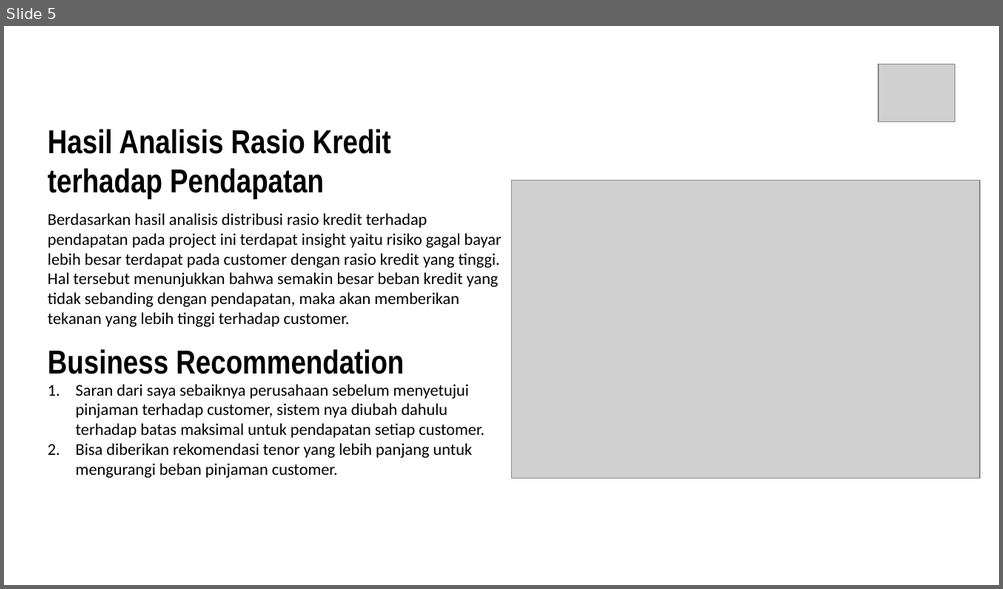
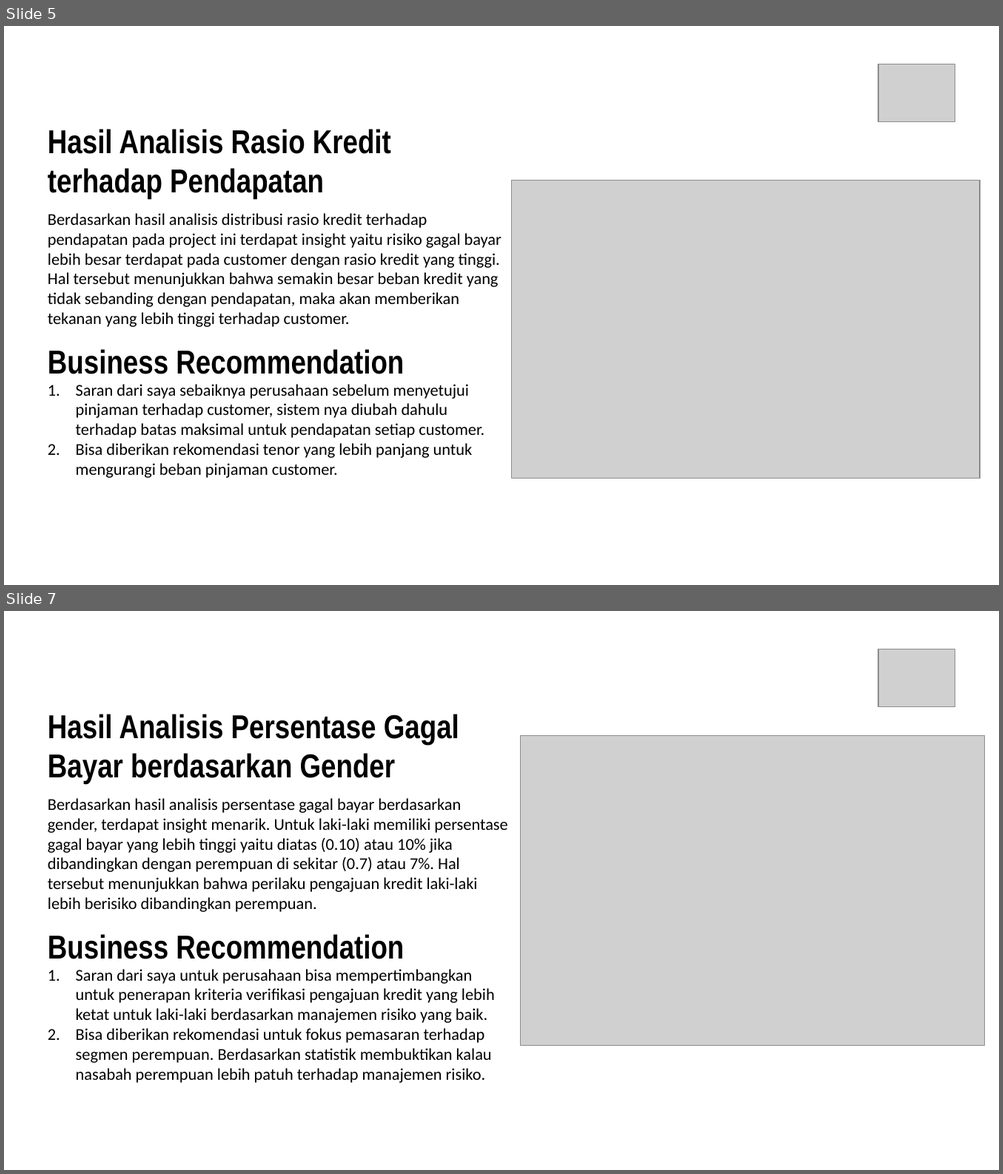
Before and after one commit to clexanp/Home-Credit-Scorecard-Model, a slide deck: PPT Final Project Home Credit Scoring_Raihan Azhar Rafi.pptx. Shown one above the other, each under a label of ours: slide 5 before the commit, slides 5 and 7 after it; the slides between them are not shown. The pictures are 1003x589 and 1003x1174 pixels, drawn with LibreOffice and Linux fonts; fonts in the diff are those of the drawing; grey boxes stand for pictures. Boxes give left, top, right and bottom in pixels: in the first picture for what was removed or moved away, otherwise in the second. Text is boxed around its words. In the diff, an @@ line names an element or a change of style, - is before the commit and + after.

Commit message:
Revisi Terhadap PPT

```diff
--- a/PPT Final Project Home Credit Scoring_Raihan Azhar Rafi.pptx
+++ b/PPT Final Project Home Credit Scoring_Raihan Azhar Rafi.pptx
@@ slide 7 added at [4,611,999,1170], background #FFFFFF @@
@@ picture added at [879,649,956,706] @@
@@ text added at [48,714,459,785], 32 pt, text #000000, bold @@
+Hasil Analisis Persentase Gagal Bayar berdasarkan Gender
@@ picture added at [521,735,984,1046] @@
@@ text added at [48,798,507,912], 16 pt, text #000000 @@
+Berdasarkan hasil analisis persentase gagal bayar berdasarkan gender, terdapat insight menarik. Untuk laki-laki memiliki persentase gagal bayar yang lebih tinggi yaitu diatas (0.10) atau 10% jika dibandingkan dengan perempuan di sekitar (0.7) atau 7%. Hal tersebut menunjukkan bahwa perilaku pengajuan kredit laki-laki lebih berisiko dibandingkan perempuan.
@@ text added at [48,934,404,960], 32 pt, text #000000, bold @@
+Business Recommendation
@@ text added at [76,969,495,1083], 16 pt, text #000000 @@
+1. Saran dari saya untuk perusahaan bisa mempertimbangkan untuk penerapan kriteria verifikasi pengajuan kredit yang lebih ketat untuk laki-laki berdasarkan manajemen risiko yang baik.
+2. Bisa diberikan rekomendasi untuk fokus pemasaran terhadap segmen perempuan. Berdasarkan statistik membuktikan kalau nasabah perempuan lebih patuh terhadap manajemen risiko.
```
Also in this commit, not shown: 2 slides changed, 2 other slides added, 1 other file.
